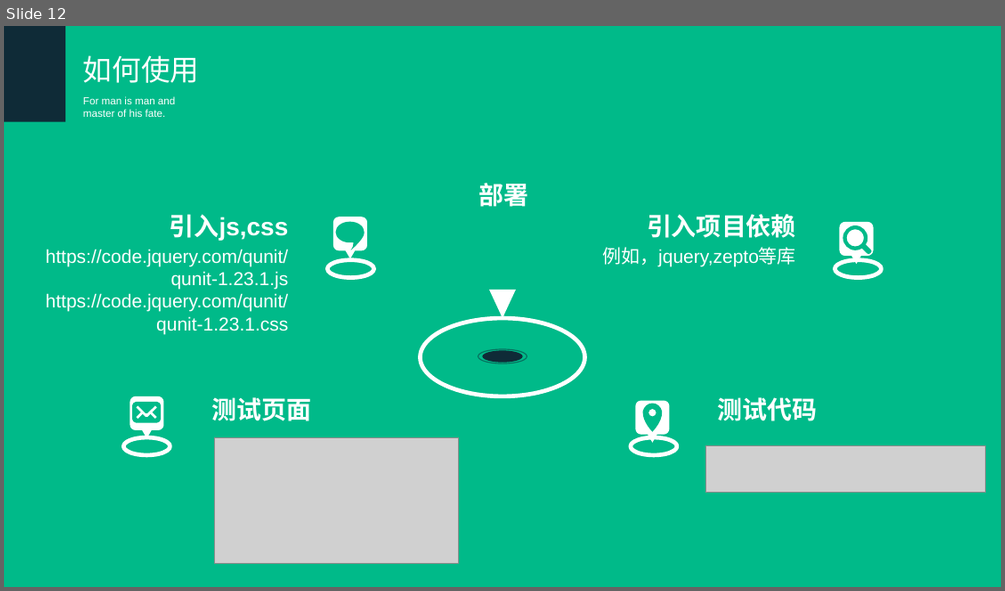
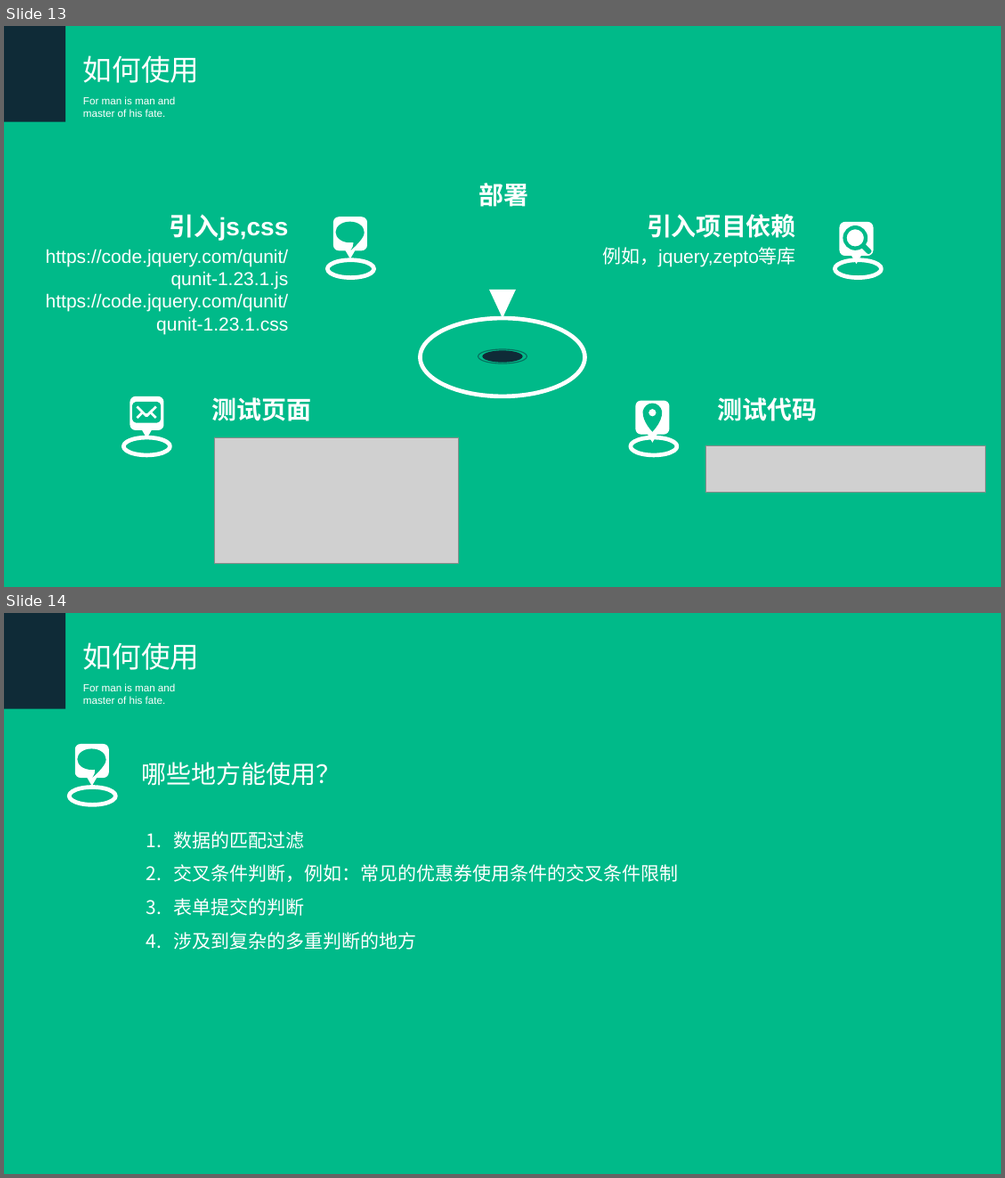
Before and after one commit to hanangjie/play, a slide deck: share/TDT/测试驱动开发.ppt. Shown one above the other, each under a label of ours: slide 12 before the commit, slides 13 and 14 after it. The pictures are 1005x591 and 1005x1178 pixels, drawn with LibreOffice and Linux fonts; fonts in the diff are those of the drawing; grey boxes stand for pictures. Boxes give left, top, right and bottom in pixels: in the first picture for what was removed or moved away, otherwise in the second. Text is boxed around its words. In the diff, an @@ line names an element or a change of style, - is before the commit and + after.

```diff
--- a/share/TDT/测试驱动开发.ppt
+++ b/share/TDT/测试驱动开发.ppt
@@ slide 14 added at [4,613,1001,1174], background #00BA89 @@
@@ rectangle added at [4,613,66,708], fill #0F2B37 @@
@@ text added at [83,642,200,670], 28 pt, text #FFFFFF @@
+如何使用
@@ text added at [83,683,175,704], 10 pt, text #FFFFFF @@
+For man is man and master of his fate.
@@ freeform shape added at [75,744,109,786], fill #FFFFFF @@
@@ freeform shape added at [77,748,105,777], fill #00BA89 @@
@@ text added at [141,762,340,786], 24 pt, text #FFFFFF @@
+哪些地方能使用？
@@ ellipse added at [69,787,115,805], outline #FFFFFF 4 pt @@
@@ text added at [174,831,679,949], 18 pt, text #FFFFFF @@
+1. 数据的匹配过滤
+2. 交叉条件判断，例如：常见的优惠券使用条件的交叉条件限制
+3. 表单提交的判断
+4. 涉及到复杂的多重判断的地方
@@ what was slide 12 is now slide 13 @@
```
Also in this commit, not shown: 3 slides changed, 1 other slide added, 1 other file.
